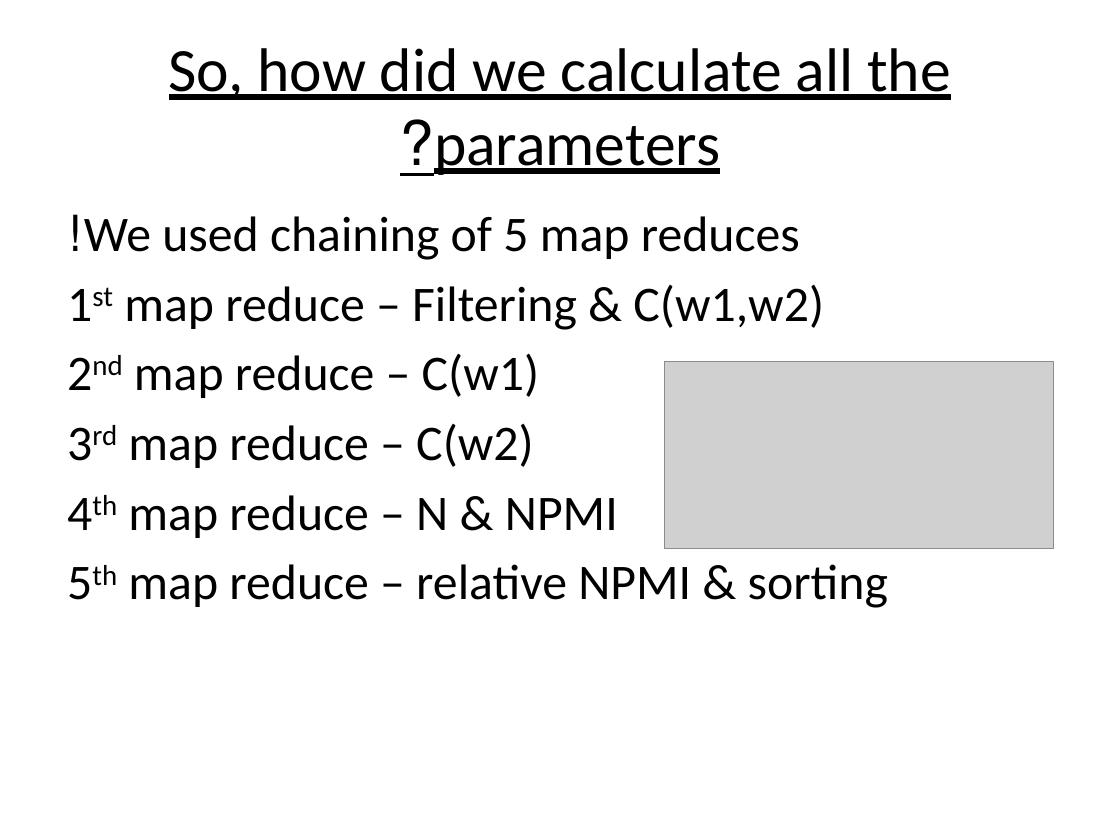
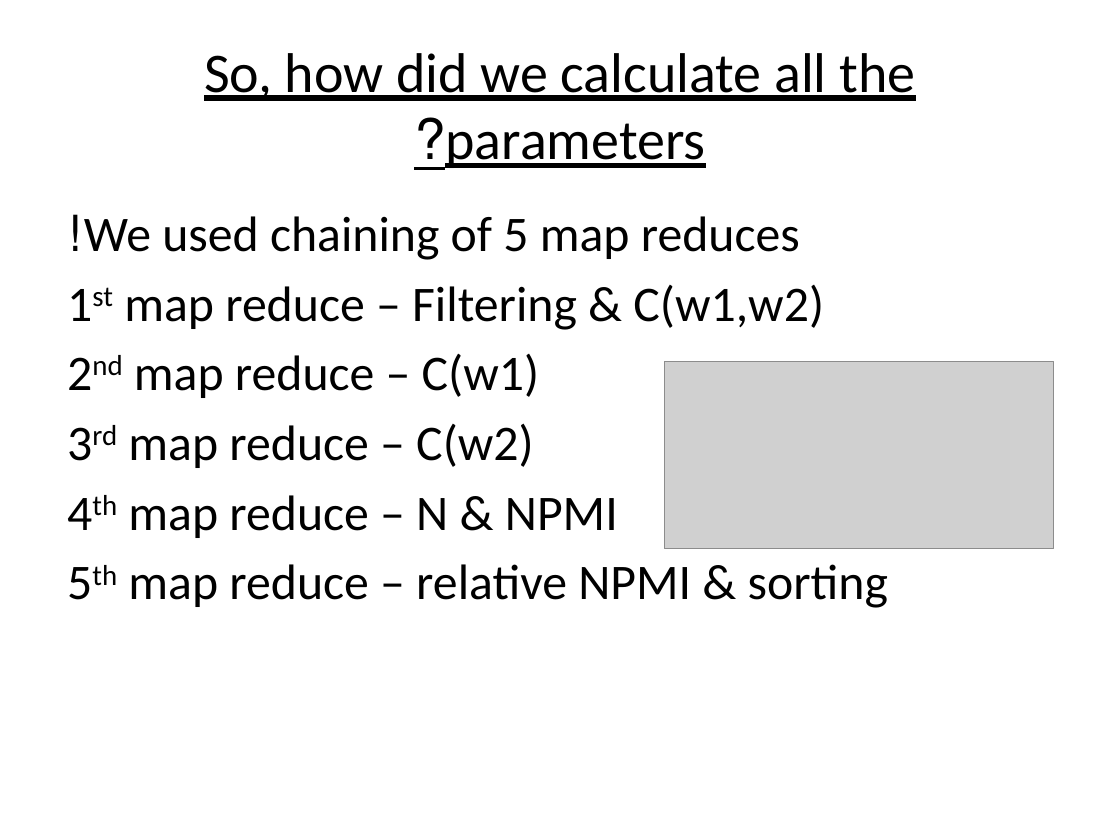
Before and after one commit to yitzhtal/collocation-extraction-using-amazon-elastic-map-reduce, a slide deck: slide 3 of Collocation-Extraction-Using-Amazon-Elastic-Map-Reduce.pptx. Drawn at 1120x840 pixels with LibreOffice and Linux fonts; fonts in the diff are those of the drawing; grey boxes stand for pictures. Boxes give left, top, right and bottom in pixels: in the first picture for what was removed or moved away, otherwise in the second. Text is boxed around its words. In the diff, an @@ line names an element or a change of style, - is before the commit and + after.

```diff
--- a/Collocation-Extraction-Using-Amazon-Elastic-Map-Reduce.pptx
+++ b/Collocation-Extraction-Using-Amazon-Elastic-Map-Reduce.pptx
@@ title "So, how did we calculate ..." at (x1=204, y1=53, x2=915, y2=168): size 39.6 to 36 pt @@
```
Also in this commit, not shown: 8 other slides changed.
